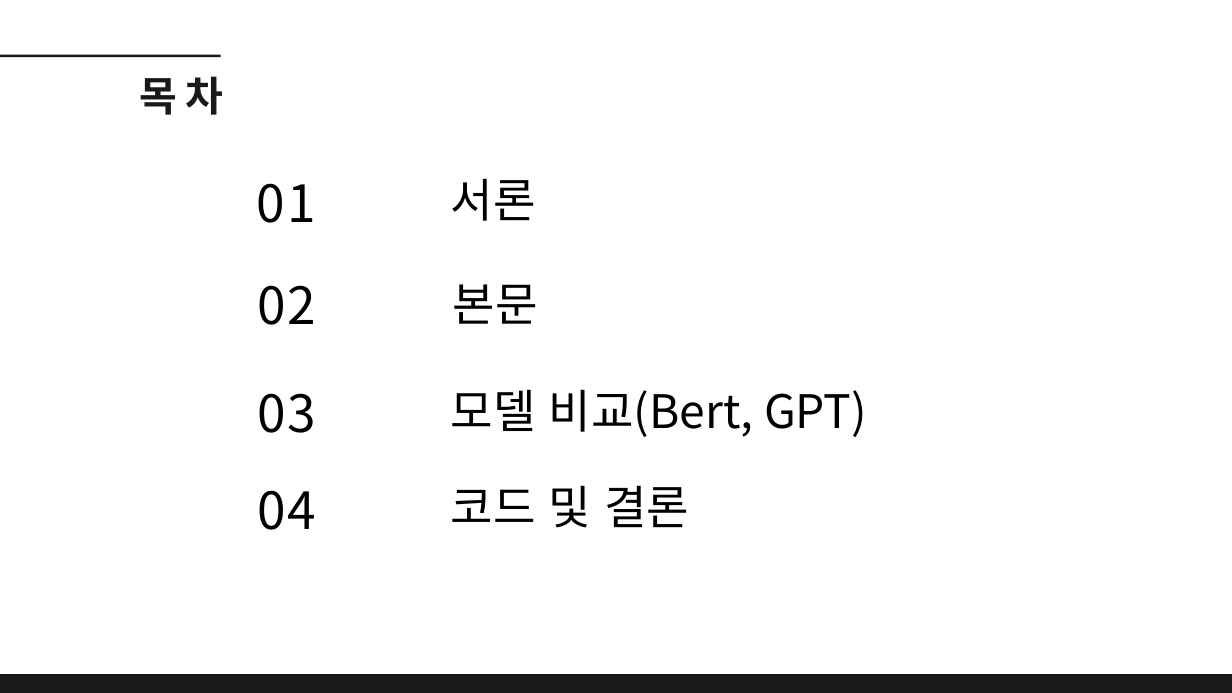
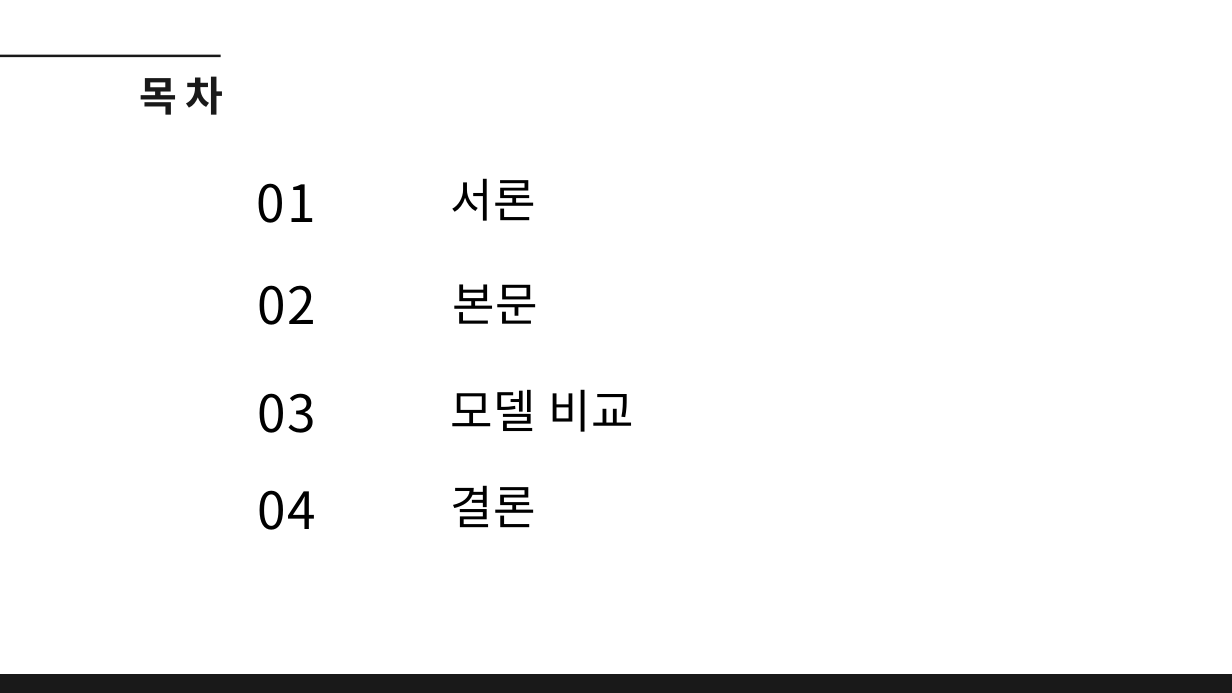
Before and after one commit to dbehdrbs0806/4th_2sem, a slide deck: slide 2 of ReinforcementLearning/20204077_유동균_Transformer 발표.pptx. Drawn at 1232x693 pixels with LibreOffice and Linux fonts; fonts in the diff are those of the drawing. Boxes give left, top, right and bottom in pixels: in the first picture for what was removed or moved away, otherwise in the second. Text is boxed around its words. In the diff, an @@ line names an element or a change of style, - is before the commit and + after.

```diff
--- a/ReinforcementLearning/20204077_유동균_Transformer 발표.pptx
+++ b/ReinforcementLearning/20204077_유동균_Transformer 발표.pptx
@@ text at (x1=451, y1=389, x2=634, y2=432): text changed @@
-모델 비교(Bert, GPT)
+모델 비교
@@ text at (x1=451, y1=485, x2=536, y2=528): text changed @@
-코드 및 결론
+결론
```
Also in this commit, not shown: 3 other slides changed, 8 slides added, 13 slides removed.
